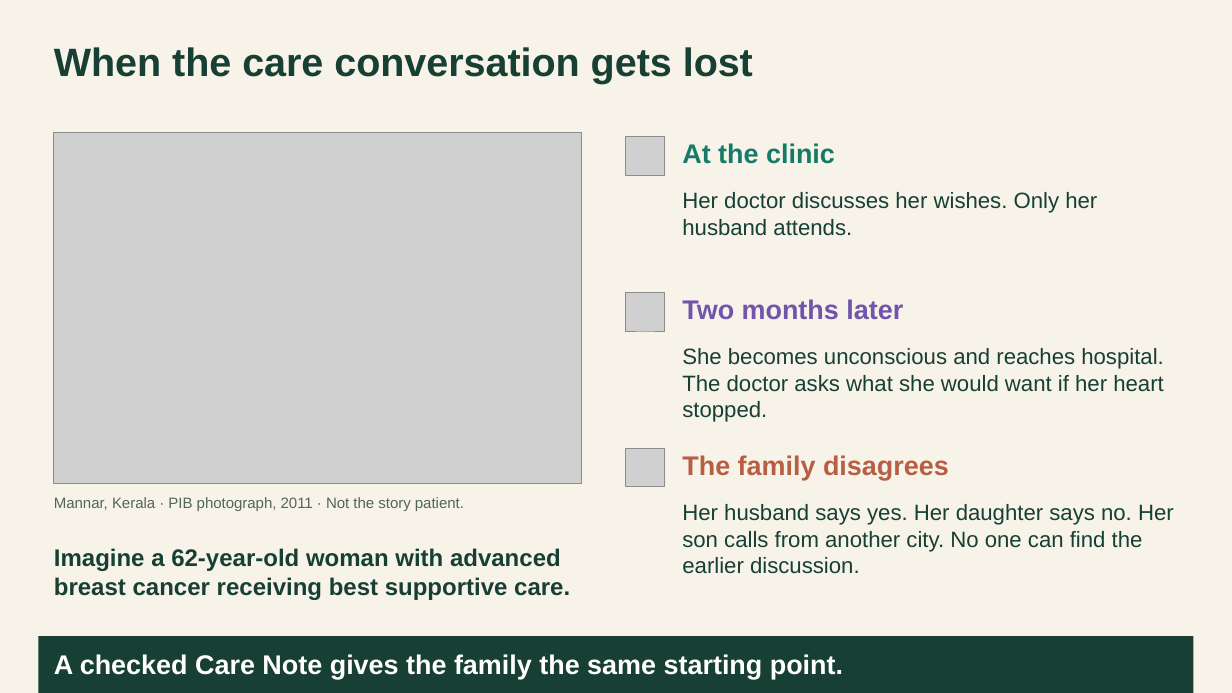
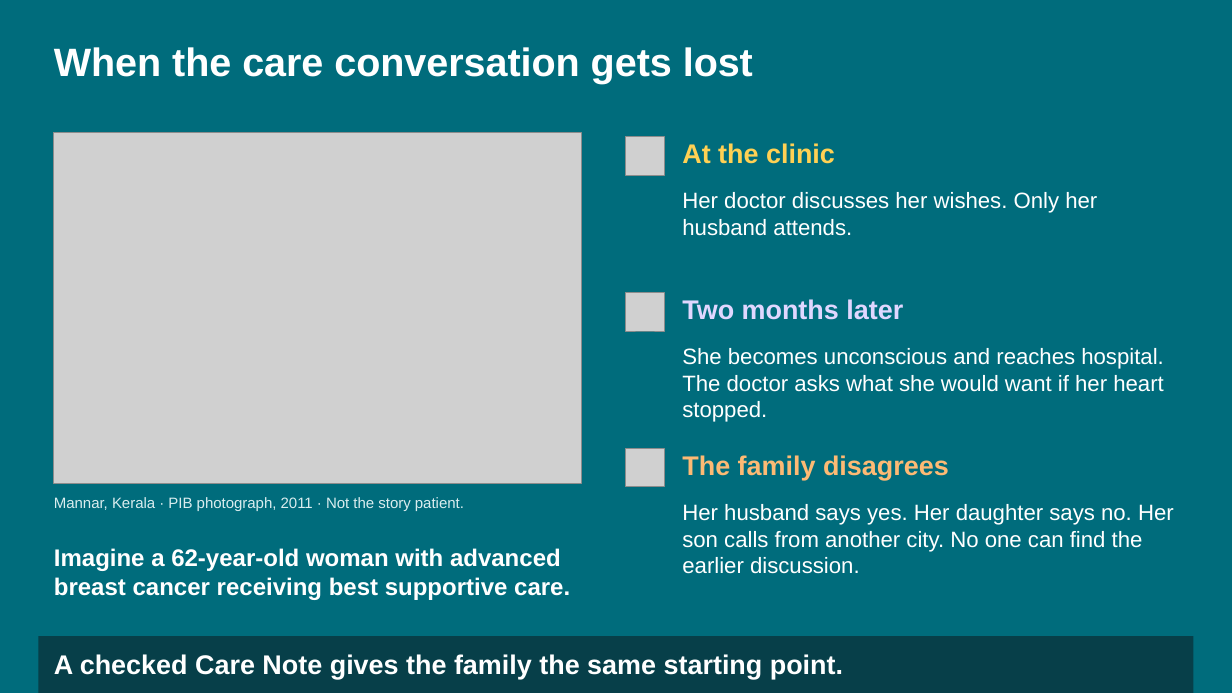
Before and after one commit to basithladdu/healthathon, a slide deck: slide 2 of submission/Saathi_Healthathon_Final.pptx. Drawn at 1232x693 pixels with LibreOffice and Linux fonts; fonts in the diff are those of the drawing; grey boxes stand for pictures. Boxes give left, top, right and bottom in pixels: in the first picture for what was removed or moved away, otherwise in the second. Text is boxed around its words. In the diff, an @@ line names an element or a change of style, - is before the commit and + after.

Commit message:
Improve Saathi deck colours and show the website address

```diff
--- a/submission/Saathi_Healthathon_Final.pptx
+++ b/submission/Saathi_Healthathon_Final.pptx
@@ background #F7F3E9 to #006C7C @@
@@ text "At the clinic" at [682,143,835,164]: text colour #157B68 to #FFD154 @@
@@ text "Two months later" at [682,299,903,320]: text colour #7353AC to #E0D7FF @@
@@ text "The family disagrees" at [682,455,949,480]: text colour #B75E43 to #FDBA74 @@
@@ text "Mannar, Kerala · PIB photograph, ..." at [54,497,464,511]: text colour #53655C to #DAEDEF @@
@@ text colour #173F33 to #FFFFFF in 5 elements at [54,47,753,83], [54,548,570,600], [682,192,1097,236], [682,348,1163,422], [682,504,1174,574] @@
@@ rectangle at [39,637,1194,693]: fill #173F33 to #073F49 @@
```
Also in this commit, not shown: 3 other slides changed, 3 other files.
